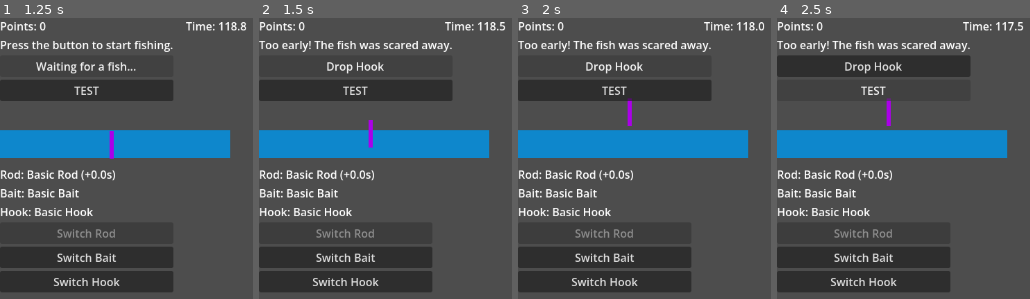
Above: before the commit, frames 1-4 (left to right).
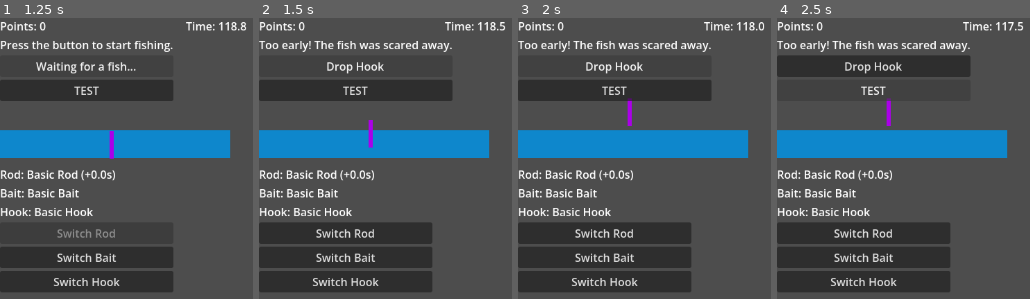
Above: after the commit, the same moments.

Repository: fehudma/godot_projects
Game: Godot game, scene res://Scenes/Main.tscn
Two runs of this game, one before a commit and one after it. Both use one fixed random seed, a clock stepped at 60 frames per second and the inputs below.
Inputs:
- Up to frame 1 (1.25 s): click "Drop Hook" at 0.5 s
- Up to frame 2 (1.5 s): click "Waiting for a fish..." at 1.25 s
- Up to frame 3 (2 s): no input
- Up to frame 4 (2.5 s): click "TEST" at 2 s

Frame 1 is identical in both runs. In frame 2, 0.3% of the frame differs, in the area x 22-46%, y 75-79%; in frame 3, 0.3%; in frame 4, 0.3%.

Commit message:
disabled switch rod button now enables on all states

Diff:
--- a/Scenes/main.gd
+++ b/Scenes/main.gd
@@ -216,6 +216,7 @@
 		animation_player.play("hook_up")
 
 		fishing_state = FishingState.READY
+		switch_rod_button.disabled = false
 
 		last_caught_fish = choose_random_fish()
 		total_points = total_points + int(last_caught_fish["points"])
@@ -236,8 +237,8 @@
 	if fishing_state == FishingState.WAITING_FOR_BITE:
 		bite_timer.stop()
 		animation_player.play("hook_up")
-		#TODO sound bug possible when hook up before fish bites
 		fishing_state = FishingState.READY
+		switch_rod_button.disabled = false
 		status_label.text = "Too early! The fish was scared away."
 		action_button.text = "Drop Hook"
 		return
@@ -273,6 +274,7 @@
 	animation_player_2.stop()
 	animation_player.play("hook_up")
 	fishing_state = FishingState.READY
+	switch_rod_button.disabled = false
 
 	status_label.text = "The fish escaped!"
 	action_button.text = "Drop Hook"
